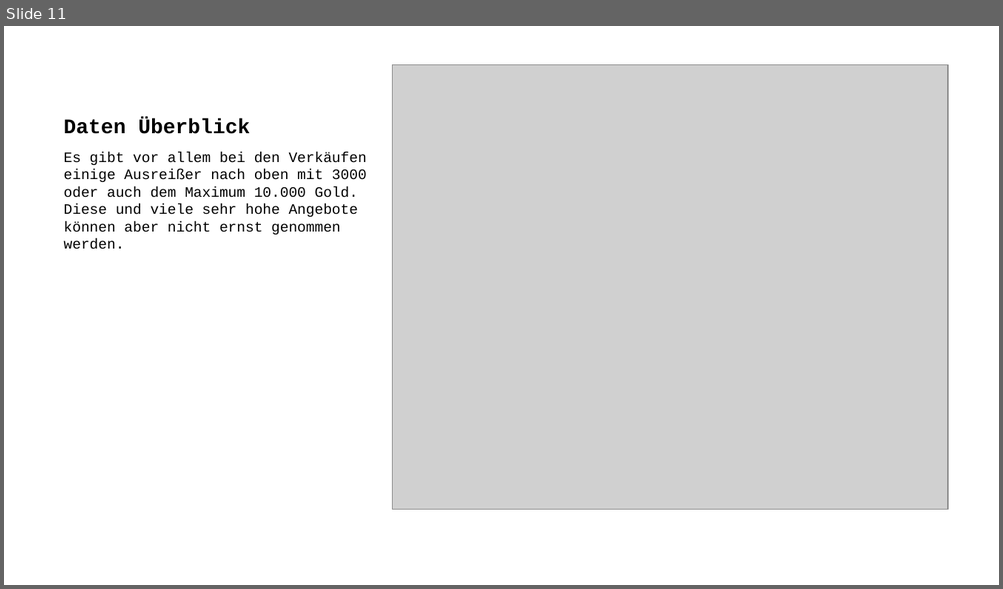
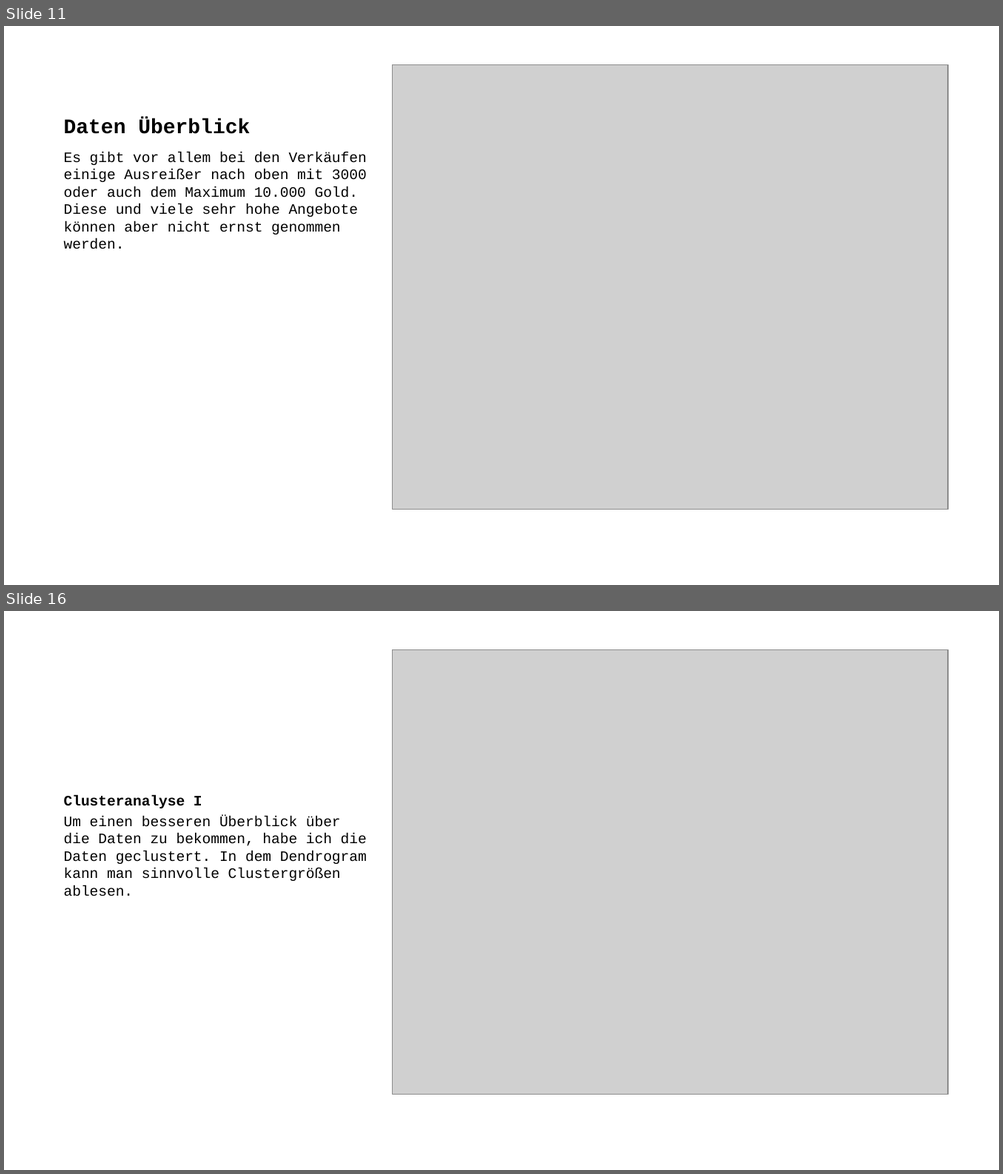
Before and after one commit to lz039/Gw2Trading, a slide deck: reports/presentation.pptx. Shown one above the other, each under a label of ours: slide 11 before the commit, slides 11 and 16 after it; the slides between them are not shown. The pictures are 1003x589 and 1003x1174 pixels, drawn with LibreOffice and Linux fonts; fonts in the diff are those of the drawing; grey boxes stand for pictures. Boxes give left, top, right and bottom in pixels: in the first picture for what was removed or moved away, otherwise in the second. Text is boxed around its words. In the diff, an @@ line names an element or a change of style, - is before the commit and + after.

```diff
--- a/reports/presentation.pptx
+++ b/reports/presentation.pptx
@@ slide 16 added at [4, 611, 999, 1170], background #FFFFFF @@
@@ picture added at [392, 649, 947, 1094] @@
@@ text added at [64, 796, 367, 897], 10.5 pt, text #000000 @@
+Clusteranalyse I
+Um einen besseren Überblick über die Daten zu bekommen, habe ich die Daten geclustert. In dem Dendrogram kann man sinnvolle Clustergrößen ablesen.
```
Also in this commit, not shown: 5 slides changed, 15 other slides added, 2 slides removed, 3 other files.
